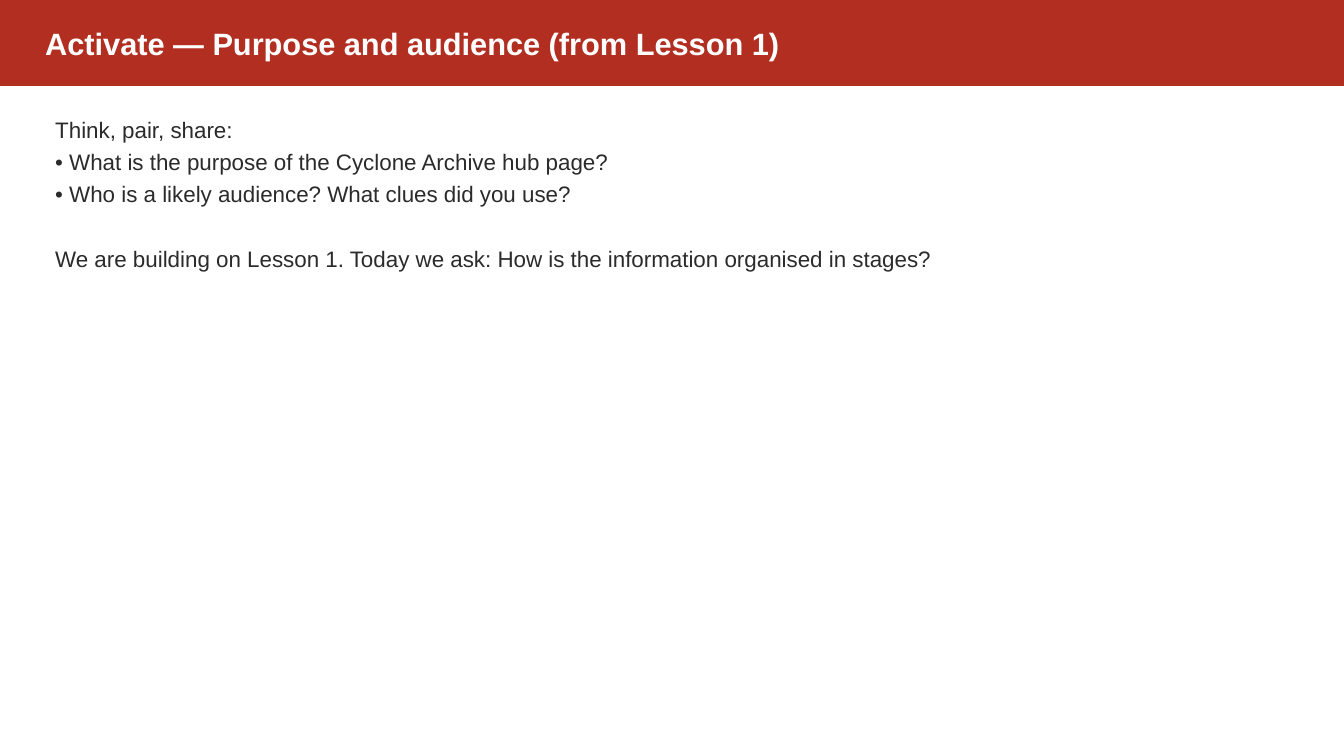
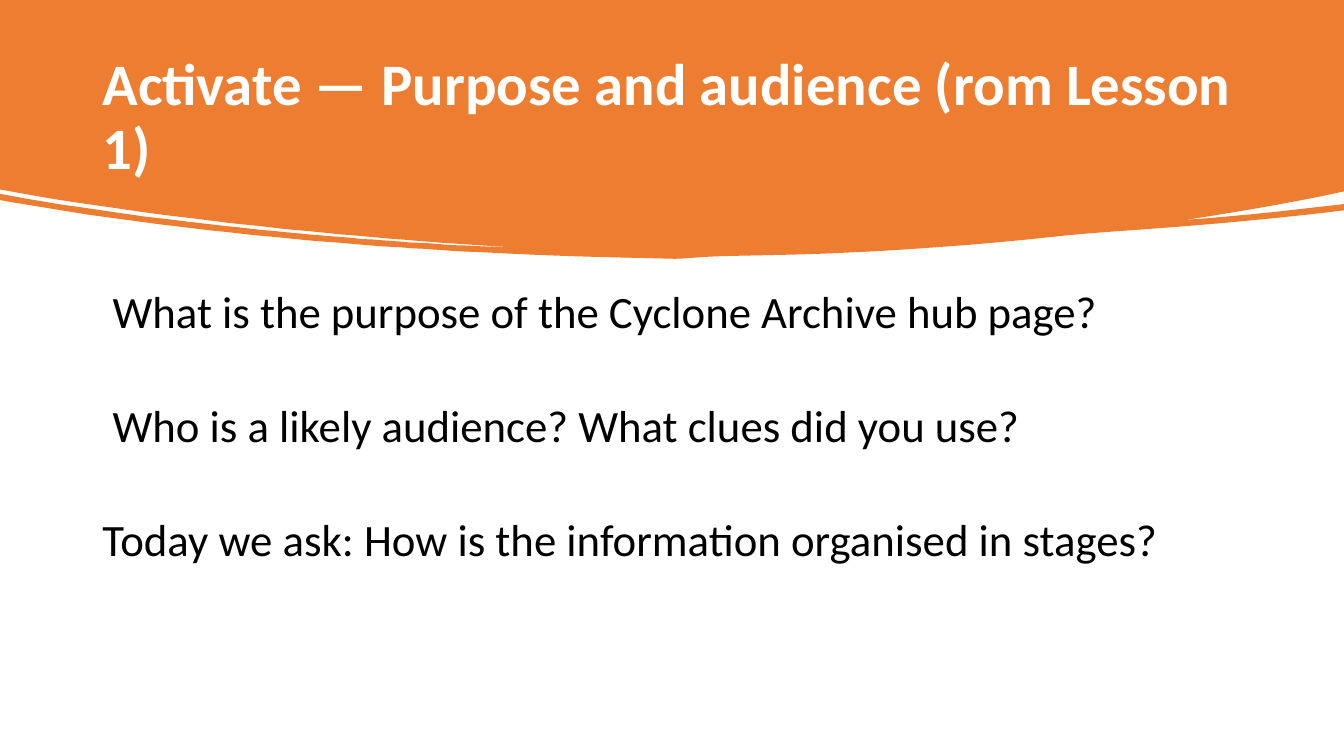
Before and after one commit to dsuth10/Joshua, a slide deck: slide 3 of Units/English/English_Unit_2/Lesson_Plans/Lesson_02_Slides.pptx. Drawn at 1344x756 pixels with LibreOffice and Linux fonts; fonts in the diff are those of the drawing. Boxes give left, top, right and bottom in pixels: in the first picture for what was removed or moved away, otherwise in the second. Text is boxed around its words. In the diff, an @@ line names an element or a change of style, - is before the commit and + after.

```diff
--- a/Units/English/English_Unit_2/Lesson_Plans/Lesson_02_Slides.pptx
+++ b/Units/English/English_Unit_2/Lesson_Plans/Lesson_02_Slides.pptx
@@ rectangle removed at [0,0,1344,86] @@
@@ freeform shape added at [0,0,1344,259], fill #ED7D31 @@
@@ text at [102,61,1230,178]: text changed; size 22 to 42 pt; font Arial to Calibri @@
-Activate — Purpose and audience (from Lesson 1)
+Activate — Purpose and audience (rom Lesson 1)
@@ text at [102,297,1157,564]: text changed; size 16 to 32 pt; font Arial to Calibri; text colour #2B2B2B to #000000 @@
-Think, pair, share:
-• What is the purpose of the Cyclone Archive hub page?
-• Who is a likely audience? What clues did you use?
-We are building on Lesson 1. Today we ask: How is the information organised in stages?
+What is the purpose of the Cyclone Archive hub page?
+Who is a likely audience? What clues did you use?
+Today we ask: How is the information organised in stages?
```
Also in this commit, not shown: 16 other slides changed, 1 other file.
